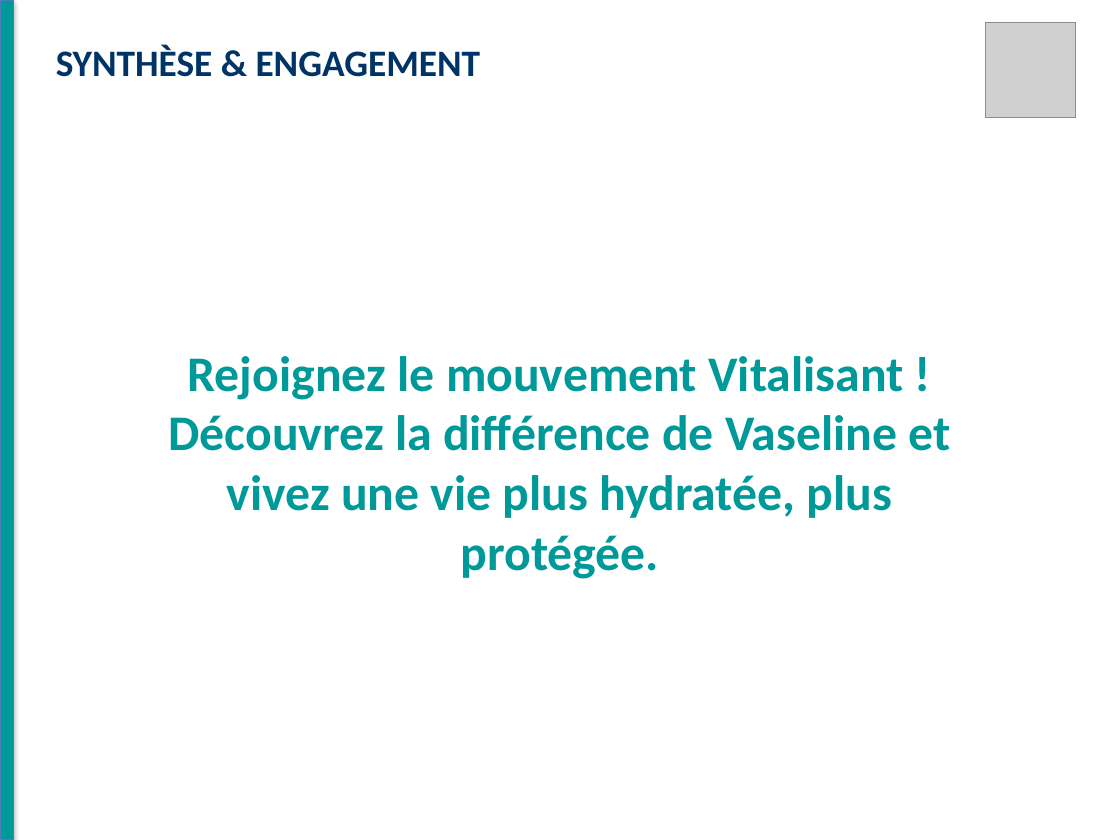
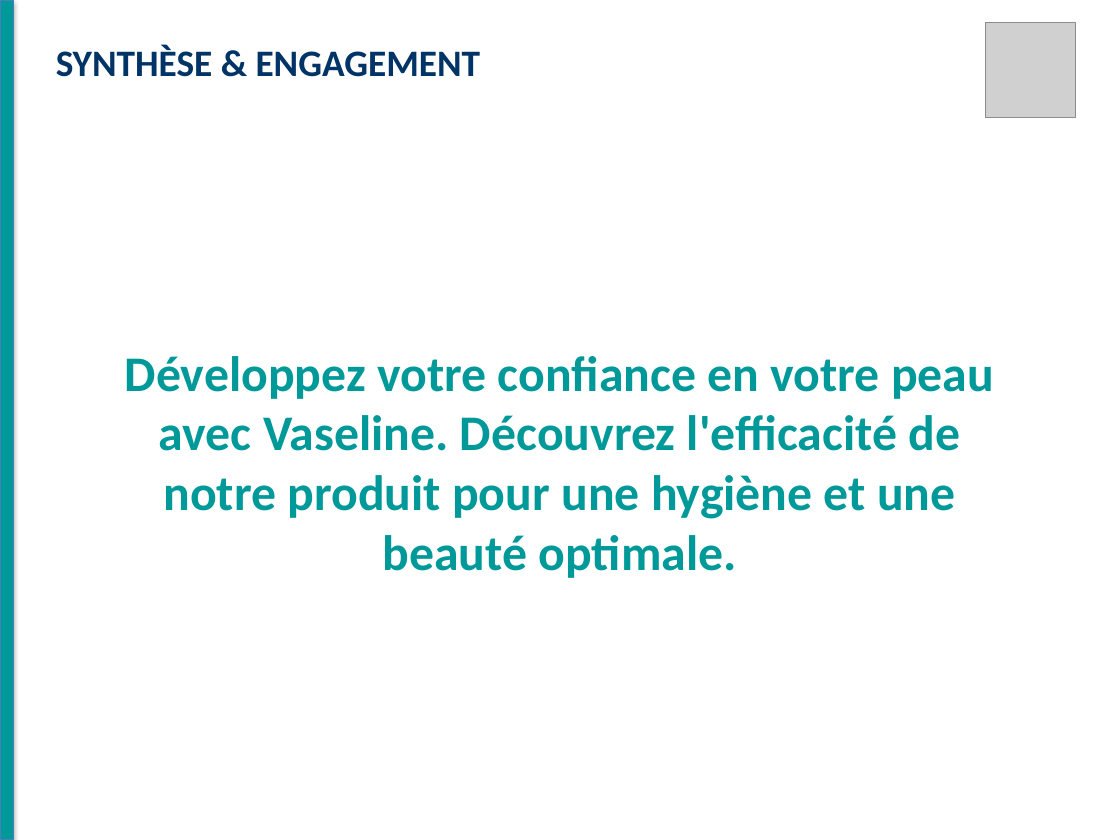
Before and after one commit to RayanAloui/Esprit-PIDS-4DS11-2026-Avatar, a slide deck: slide 6 of alia_django/apps/modeling/data/static/videos/Vaseline.pptx. Drawn at 1120x840 pixels with LibreOffice and Linux fonts; fonts in the diff are those of the drawing; grey boxes stand for pictures. Boxes give left, top, right and bottom in pixels: in the first picture for what was removed or moved away, otherwise in the second. Text is boxed around its words. In the diff, an @@ line names an element or a change of style, - is before the commit and + after.

```diff
--- a/alia_django/apps/modeling/data/static/videos/Vaseline.pptx
+++ b/alia_django/apps/modeling/data/static/videos/Vaseline.pptx
@@ text at (x1=125, y1=356, x2=994, y2=578): text changed @@
-Rejoignez le mouvement Vitalisant ! Découvrez la différence de Vaseline et vivez une vie plus hydratée, plus protégée.
+Développez votre confiance en votre peau avec Vaseline. Découvrez l'efficacité de notre produit pour une hygiène et une beauté optimale.
```
Also in this commit, not shown: 5 other slides changed, 32 other files.
